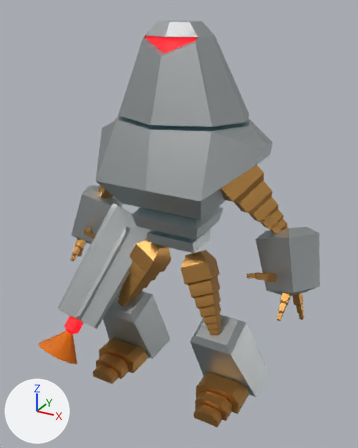
The glTF model client/assets/models/launcher/default/body.glb: old version first, new version second.
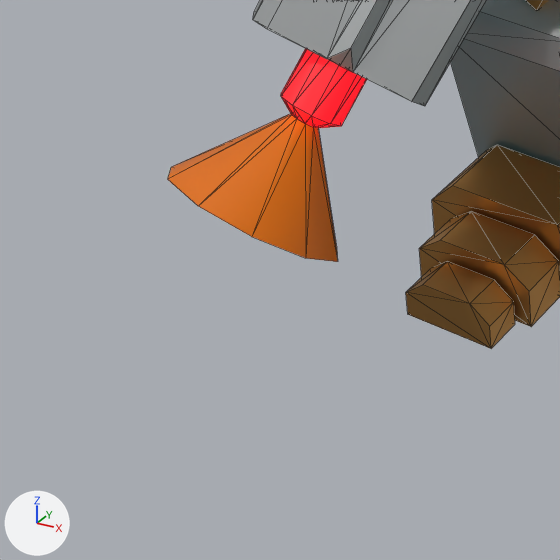
Old and new are each drawn whole from a 50 mm camera at (0.608, -1.097, 1.046) aimed at (0.031, -0.049, 0.522) and again close up on the part from 0% to 36% of the width and 68% to 97% of the height. The axes (+X, +Y, +Z) are drawn at lower left. The lights are the same throughout. The close-ups show mesh edges as thin lines. Where no turn or scale is listed for an object, it has been applied to the vertices. Vertices at the same position are counted once.
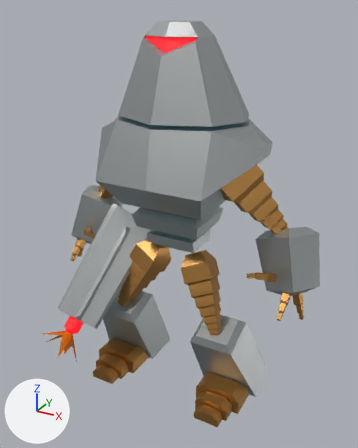
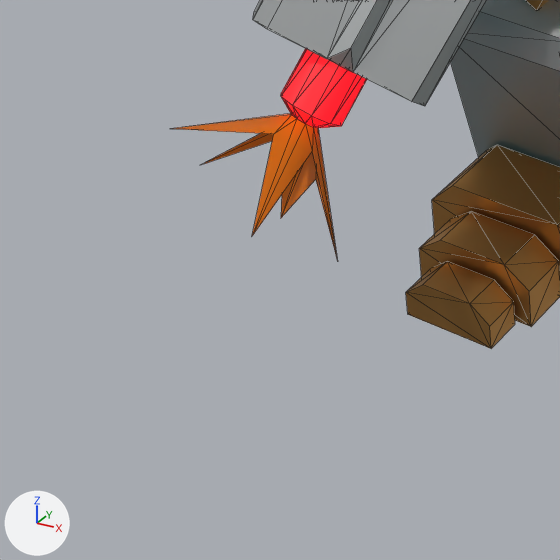
Where the change shows, as pixel boxes (x1, y1, x2, y2) in the close-ups (560 x 560 px; the box of a moved part takes in the faces that stretch with it):
'tip-launcher', reshaped
    before: (168, 114, 338, 262)
    after: (172, 113, 337, 257)
part 1 of me_circle_008, moved or reshaped
    before: (168, 114, 338, 261)
    after: (172, 113, 336, 254)
part 2 of me_circle_008, moved or reshaped
    before: (252, 124, 338, 262)
    after: (252, 124, 337, 257)

The change, as a list of edits to the scene's bpy script:
```text
Change me_circle_008:
    where me_circle_008.from_pydata(...)  # 20 vertices, 20 faces; spans x -0.0879..0.0332, y -0.1463..-0.0465, z -0.1551..-0.0571
    used by ob_tip_launcher; location = (-0.222, -0.1576, 0.2527)
    me_circle_008 part 1
    me_circle_008.vertices[11].co: (-0.0244, -0.1463, -0.0731) -> (-0.0168, -0.0824, -0.0568)  # pixel (198, 206) -> pixel (273, 134)
    me_circle_008.vertices[12].co: (-0.0619, -0.1339, -0.0747) -> (-0.0706, -0.1185, -0.0485)  # pixel (167, 179) -> not seen
    me_circle_008.vertices[13].co: (-0.0861, -0.1076, -0.0913) -> (-0.0365, -0.0676, -0.0699)  # pixel (171, 167) -> not seen
    me_circle_008.vertices[14].co: (-0.0879, -0.0774, -0.1167) -> (-0.0909, -0.0784, -0.1109)  # not seen -> pixel (199, 165)
    me_circle_008.vertices[15].co: (-0.0666, -0.0549, -0.1411) -> (-0.0359, -0.0533, -0.0845)
    me_circle_008.vertices[16].co: (-0.0302, -0.0486, -0.1551) -> (-0.0628, -0.0382, -0.1722)  # not seen -> pixel (280, 218)
    me_circle_008.vertices[17].co: (0.0072, -0.061, -0.1535) -> (-0.0105, -0.0553, -0.1084)  # pixel (336, 247) -> pixel (315, 179)
    me_circle_008 part 2
    me_circle_008.vertices[19].co: (0.0332, -0.1175, -0.1115) -> (0.0021, -0.0688, -0.0724)  # pixel (305, 258) -> pixel (312, 151)
```
